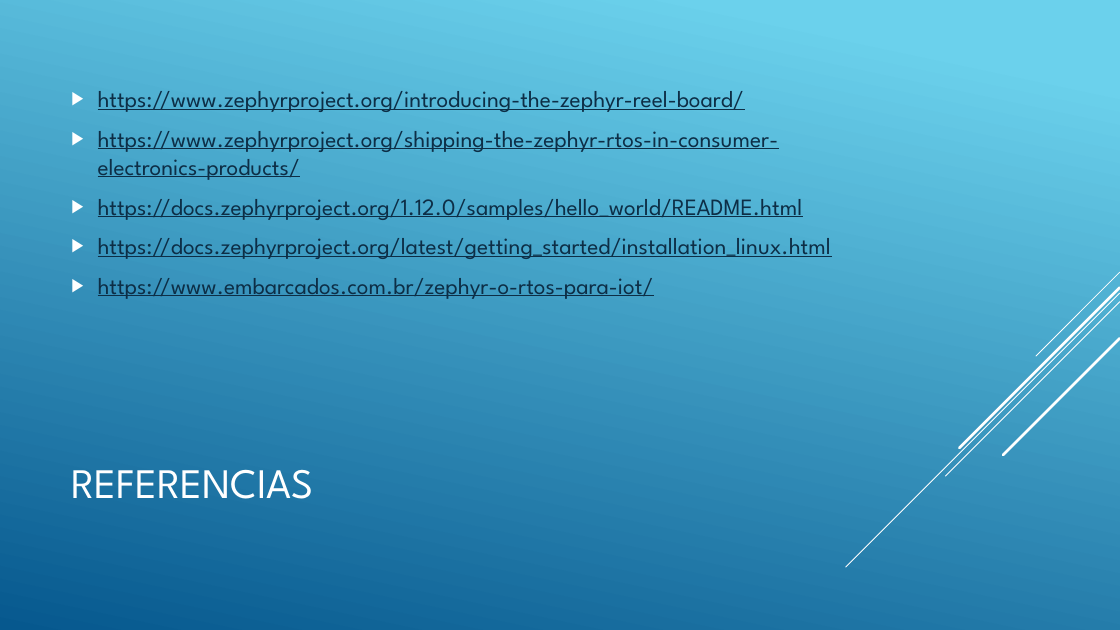
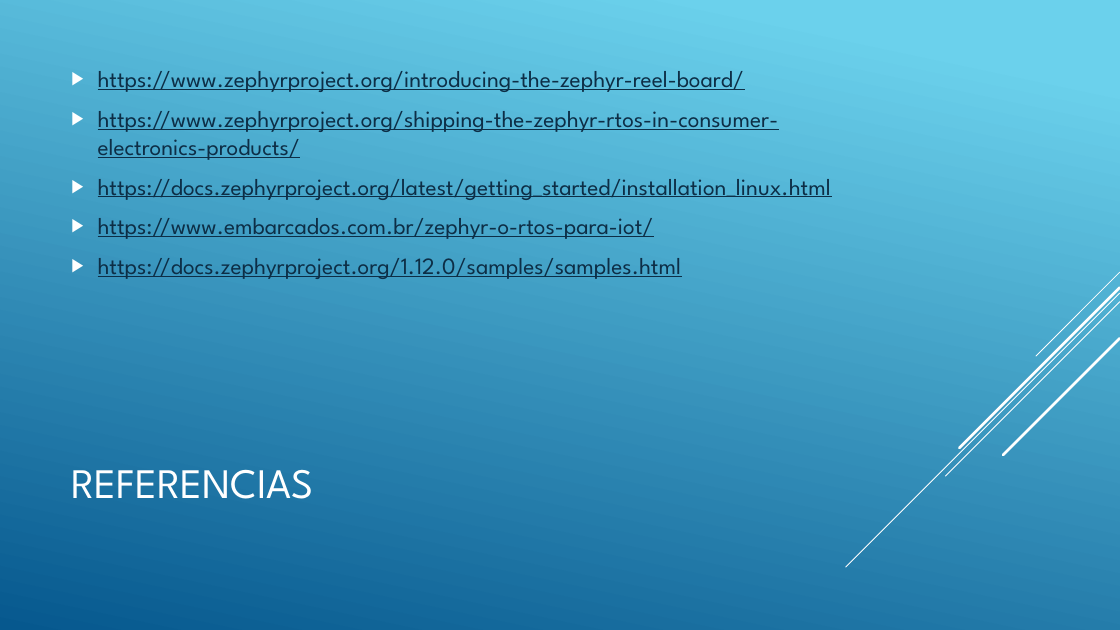
Before and after one commit to allanbt9/Allan_Paulo_Seminario_embarcados_2018, a slide deck: slide 8 of Zephyr, o RTOS para IoT.pptm. Drawn at 1120x630 pixels with LibreOffice and Linux fonts; fonts in the diff are those of the drawing. Boxes give left, top, right and bottom in pixels: in the first picture for what was removed or moved away, otherwise in the second. Text is boxed around its words. In the diff, an @@ line names an element or a change of style, - is before the commit and + after.

```diff
--- a/Zephyr, o RTOS para IoT.pptm
+++ b/Zephyr, o RTOS para IoT.pptm
@@ text at box(98, 199, 803, 220): paragraph removed @@
-▶ https://docs.zephyrproject.org/1.12.0/samples/hello_world/README.html
@@ text at box(98, 258, 682, 279): paragraph added @@
+▶ https://docs.zephyrproject.org/1.12.0/samples/samples.html
```
